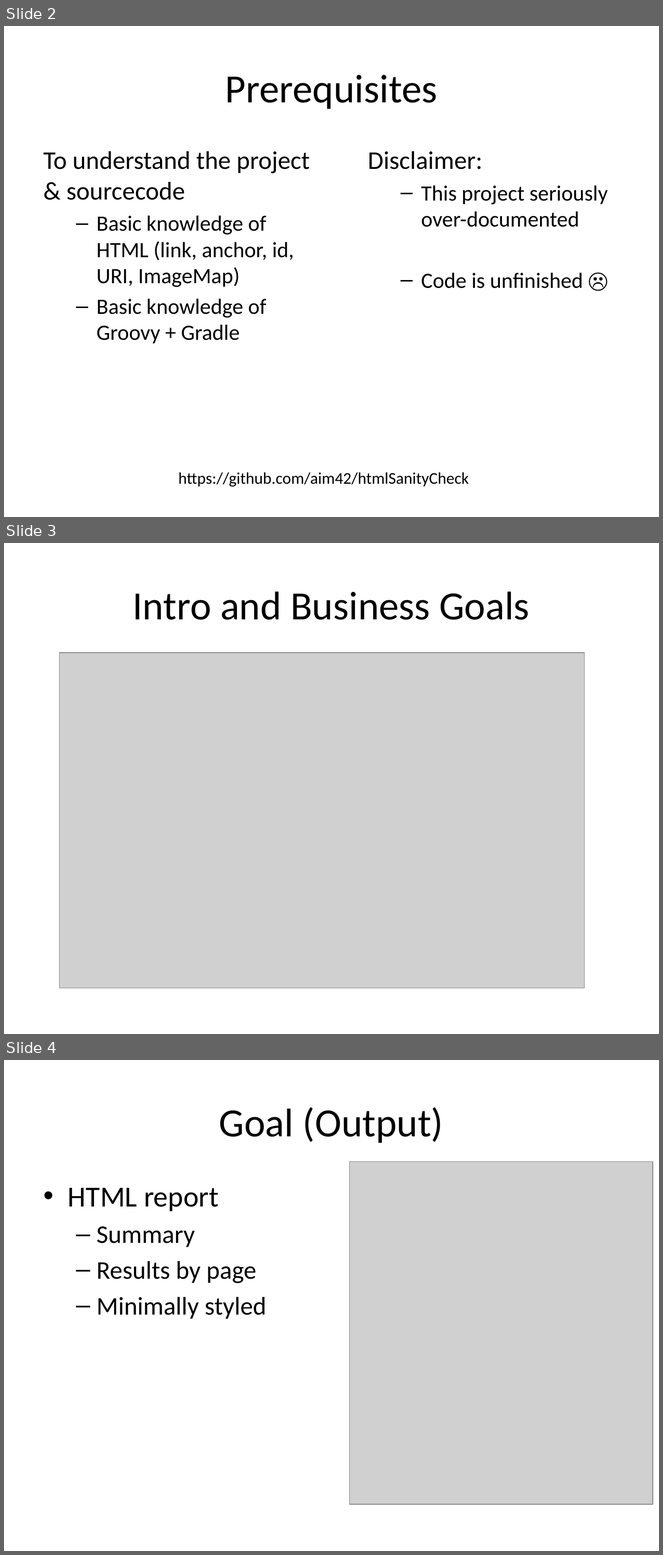
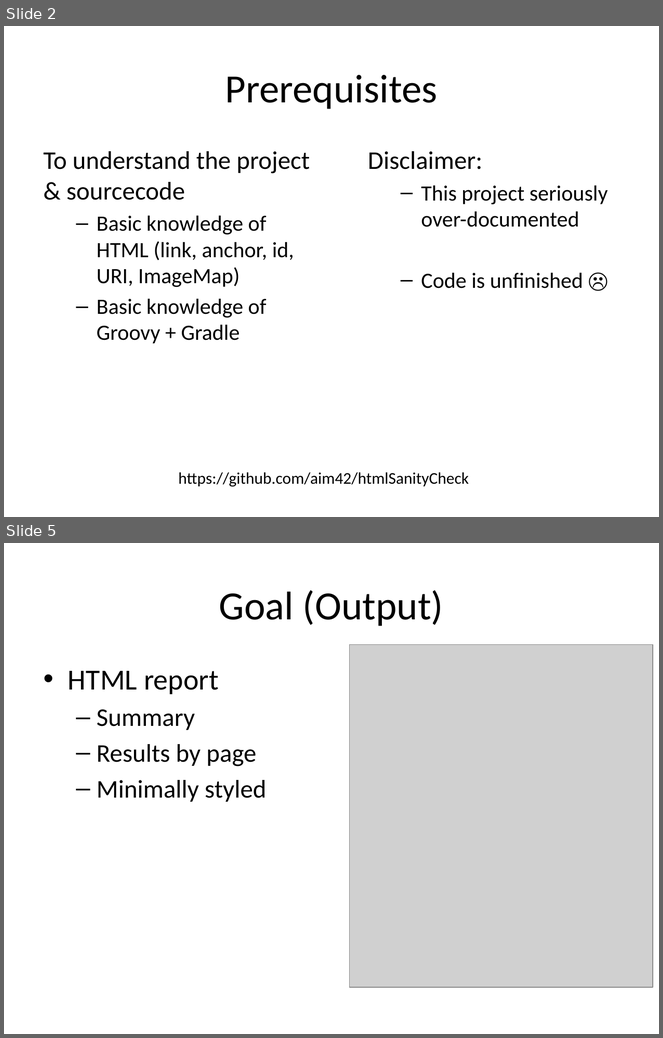
Before and after one commit to aim42/htmlSanityCheck, a slide deck: src/HTMLSC-presentation.pptx. Shown one above the other, each under a label of ours: slides 2, 3 and 4 before the commit, slides 2 and 5 after it; the slides between them are not shown. The pictures are 663x1555 and 663x1038 pixels, drawn with LibreOffice and Linux fonts; fonts in the diff are those of the drawing; grey boxes stand for pictures. Boxes give left, top, right and bottom in pixels: in the first picture for what was removed or moved away, otherwise in the second. Text is boxed around its words. In the diff, an @@ line names an element or a change of style, - is before the commit and + after.

Commit message:
include "business goal" in arc42 documentation

```diff
--- a/src/HTMLSC-presentation.pptx
+++ b/src/HTMLSC-presentation.pptx
@@ slide 3 removed at bbox=[4, 543, 659, 1034], background #FFFFFF @@
@@ title removed at bbox=[133, 591, 530, 620] @@
-Intro and Business Goals
@@ picture removed at bbox=[60, 653, 584, 989] @@
@@ what was slide 4 is now slide 5 @@
```
Also in this commit, not shown: 1 slide changed, 2 slides added, 1 other file.
